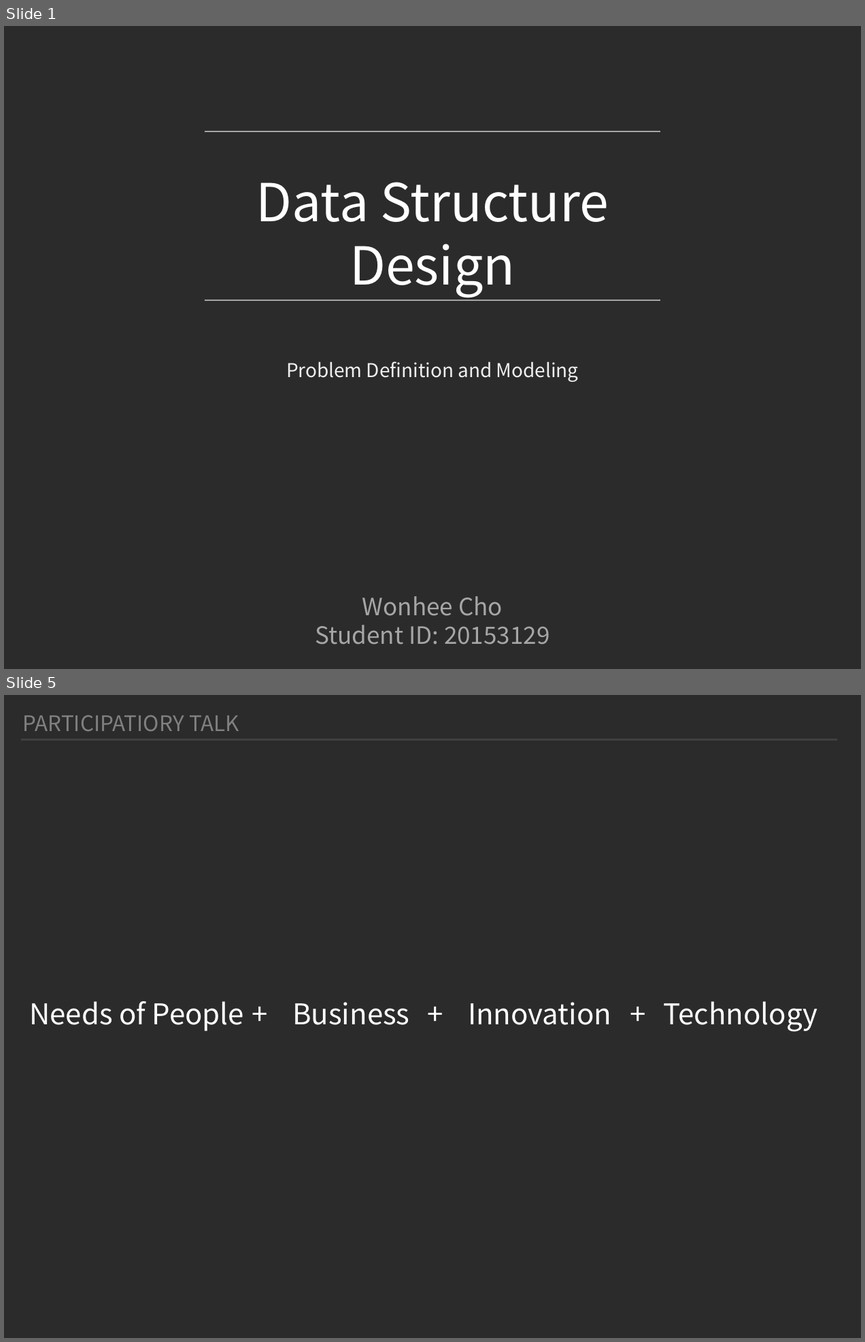
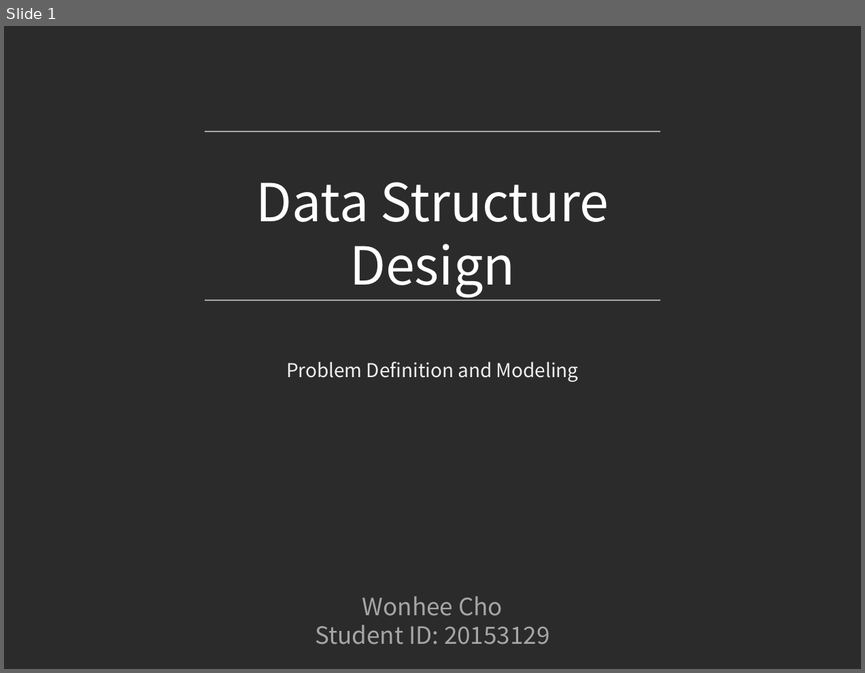
Before and after one commit to jowoni/Data-Structure-Design, a slide deck: Dynamic Graphs/Dynamic Graphs.pptx. Shown one above the other, each under a label of ours: slides 1 and 5 before the commit, slide 1 after it; the slides between them are not shown. The pictures are 865x1342 and 865x673 pixels, drawn with LibreOffice and Linux fonts; fonts in the diff are those of the drawing; background and template pictures are left out; a plain dark background stands for a picture behind light text. Boxes give left, top, right and bottom in pixels: in the first picture for what was removed or moved away, otherwise in the second. Text is boxed around its words. In the diff, an @@ line names an element or a change of style, - is before the commit and + after.

```diff
--- a/Dynamic Graphs/Dynamic Graphs.pptx
+++ b/Dynamic Graphs/Dynamic Graphs.pptx
@@ slide 5 removed at bbox=[4, 695, 861, 1338], background picture (left out) @@
@@ text removed at bbox=[22, 715, 239, 731] @@
-PARTICIPATIORY TALK
@@ line removed from (21, 740) to (837, 740) @@
@@ text removed at bbox=[244, 991, 277, 1034] @@
-+
@@ text removed at bbox=[419, 991, 452, 1034] @@
-+
@@ text removed at bbox=[621, 991, 654, 1034] @@
-+
@@ text removed at bbox=[29, 1001, 244, 1031] @@
-Needs of People
@@ text removed at bbox=[292, 1002, 410, 1025] @@
-Business
@@ text removed at bbox=[468, 1002, 611, 1025] @@
-Innovation
@@ text removed at bbox=[663, 1001, 817, 1032] @@
-Technology
```
Also in this commit, not shown: 3 slides changed, 3 slides added, 7 other slides removed, 1 other file.
